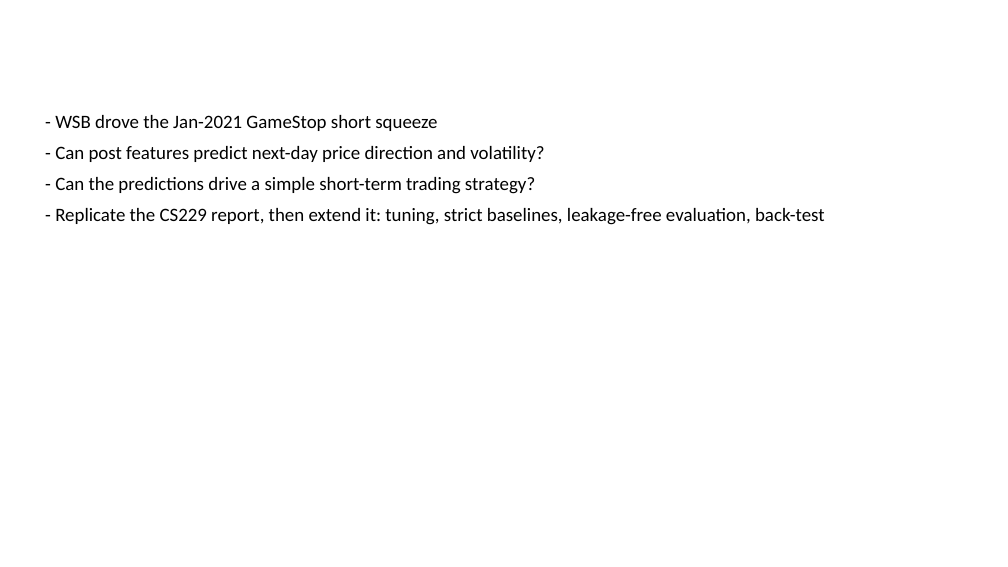
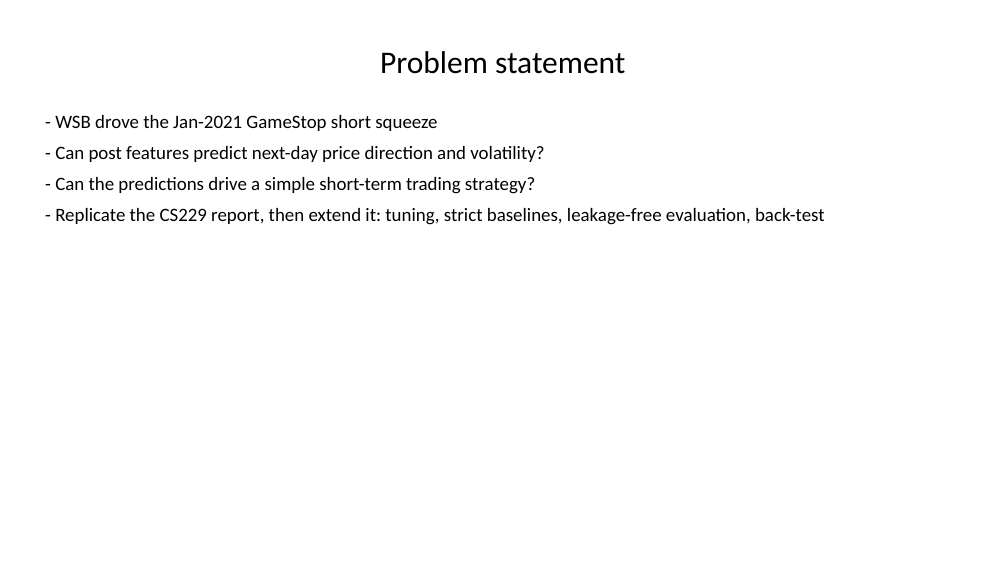
Before and after one commit to Prithvi-Aithal/wsb-market-prediction, a slide deck: slide 2 of docs/presentation.pptx. Drawn at 1008x567 pixels with LibreOffice and Linux fonts; fonts in the diff are those of the drawing. Boxes give left, top, right and bottom in pixels: in the first picture for what was removed or moved away, otherwise in the second. Text is boxed around its words. In the diff, an @@ line names an element or a change of style, - is before the commit and + after.

Commit message:
Fix slide title placement (set top/height explicitly)

```diff
--- a/docs/presentation.pptx
+++ b/docs/presentation.pptx
@@ title added at box(380, 51, 625, 74), 30 pt, text #000000 @@
+Problem statement
```
Also in this commit, not shown: 11 other slides changed, 2 slides added, 2 slides removed, 2 other files.
